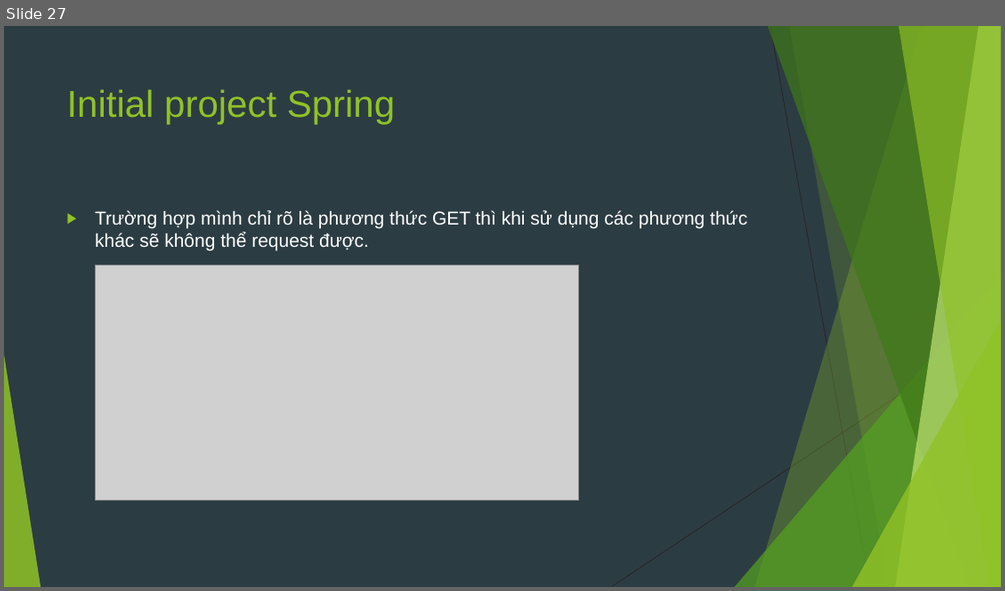
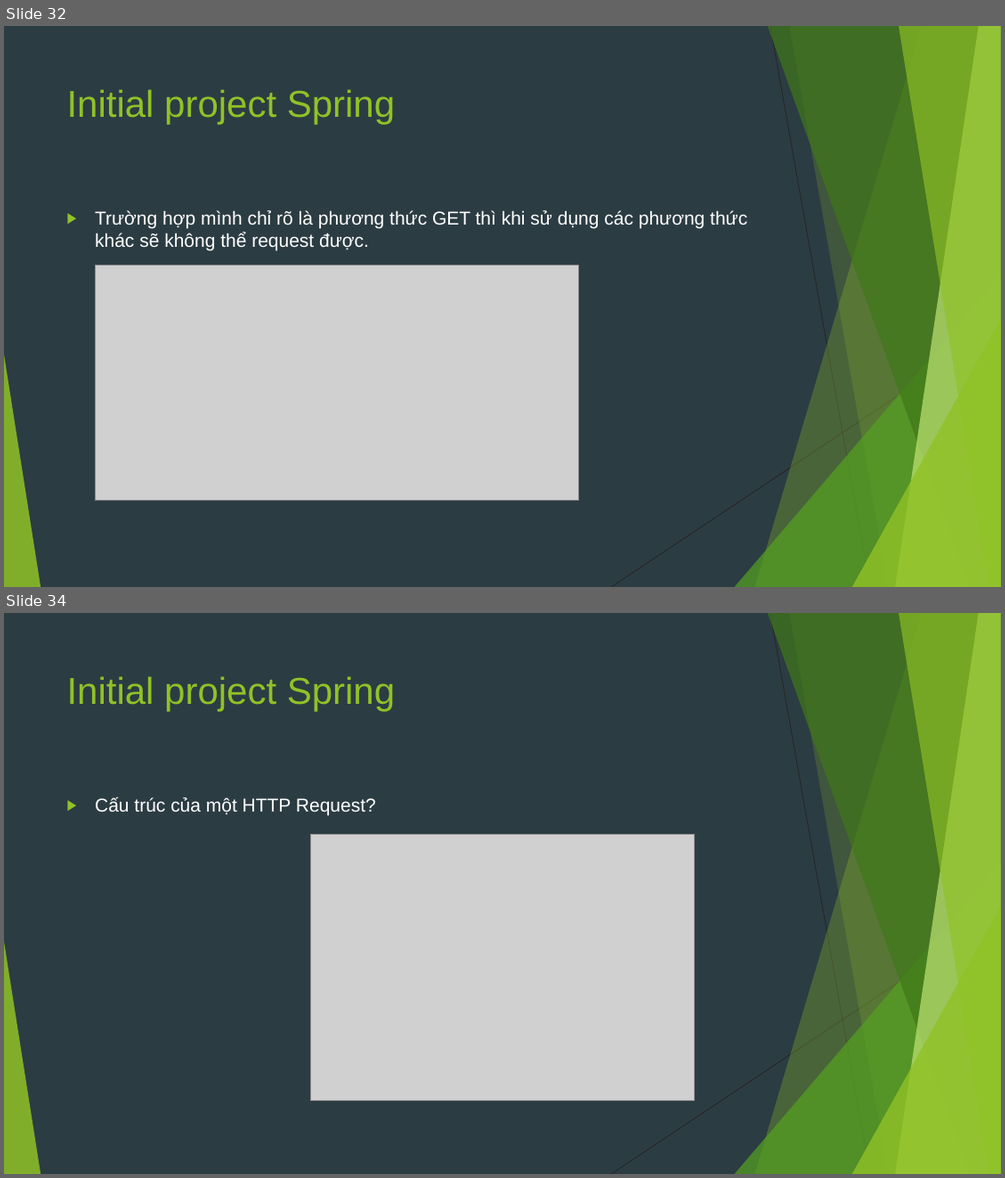
Before and after one commit to sobbingwind/SpringBoot, a slide deck: 02.RESTful API.pptx. Shown one above the other, each under a label of ours: slide 27 before the commit, slides 32 and 34 after it; the slides between them are not shown. The pictures are 1005x591 and 1005x1178 pixels, drawn with LibreOffice and Linux fonts; fonts in the diff are those of the drawing; grey boxes stand for pictures. Boxes give left, top, right and bottom in pixels: in the first picture for what was removed or moved away, otherwise in the second. Text is boxed around its words. In the diff, an @@ line names an element or a change of style, - is before the commit and + after.

```diff
--- a/02.RESTful API.pptx
+++ b/02.RESTful API.pptx
@@ slide 34 added at box(4, 613, 1001, 1174), background #2C3C43; not listed: 10 template elements that a slide beside it also shows @@
@@ title added at box(67, 676, 395, 711), 36 pt, text #90C226 @@
+Initial project Spring
@@ text added at box(95, 797, 376, 816), 18 pt, text #FFFFFF @@
+▶ Cấu trúc của một HTTP Request?
@@ picture added at box(310, 835, 695, 1101) @@
@@ what was slide 27 is now slide 32 @@
```
Also in this commit, not shown: 2 slides changed, 12 other slides added.
